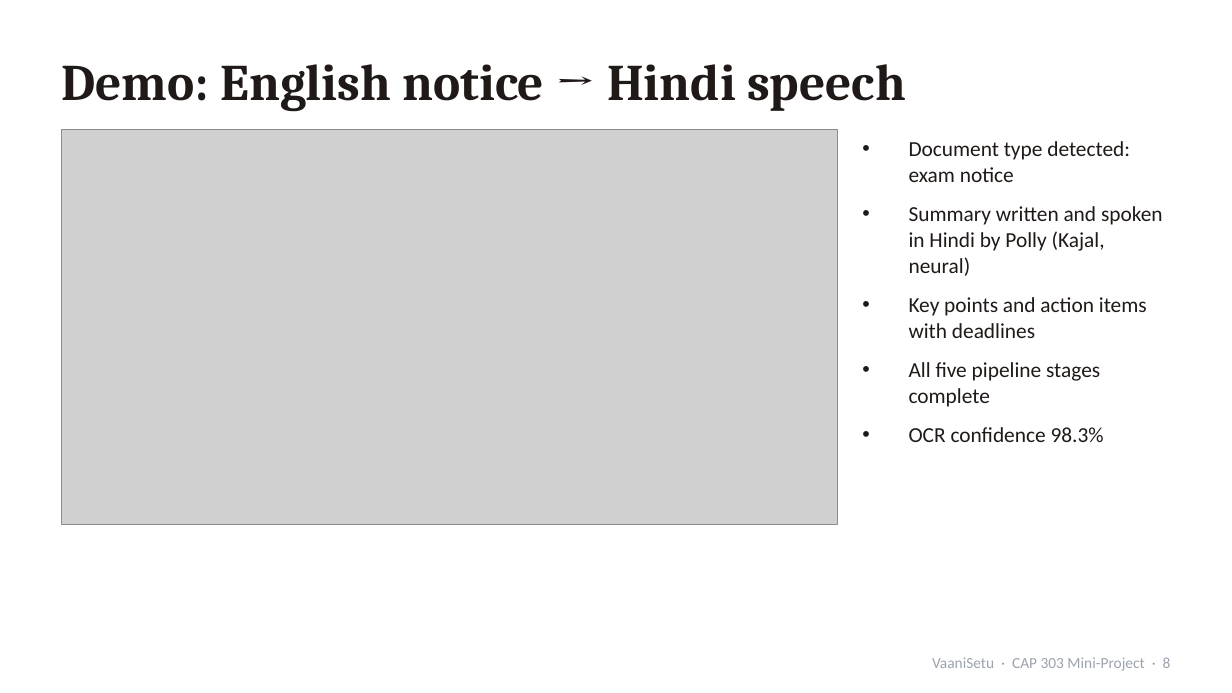
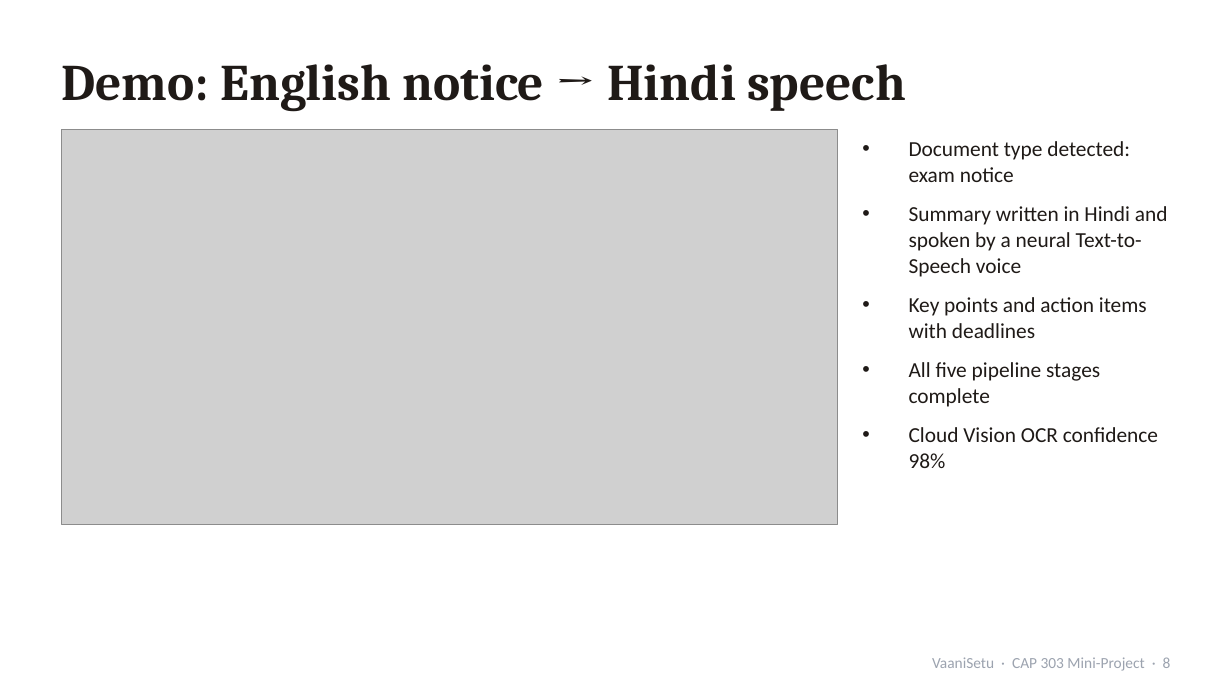
Before and after one commit to 17mohak/vaanisetu, a slide deck: slide 8 of deliverables/VaaniSetu_Presentation.pptx. Drawn at 1232x693 pixels with LibreOffice and Linux fonts; fonts in the diff are those of the drawing; grey boxes stand for pictures. Boxes give left, top, right and bottom in pixels: in the first picture for what was removed or moved away, otherwise in the second. Text is boxed around its words. In the diff, an @@ line names an element or a change of style, - is before the commit and + after.

```diff
--- a/deliverables/VaaniSetu_Presentation.pptx
+++ b/deliverables/VaaniSetu_Presentation.pptx
@@ text at [909,206,1168,277]: text changed @@
-• Summary written and spoken in Hindi by Polly (Kajal, neural)
+• Summary written in Hindi and spoken by a neural Text-to-Speech voice
@@ text at [909,427,1158,468]: text changed @@
-• OCR confidence 98.3%
+• Cloud Vision OCR confidence 98%
```
Also in this commit, not shown: 10 other slides changed, 1 other file.
